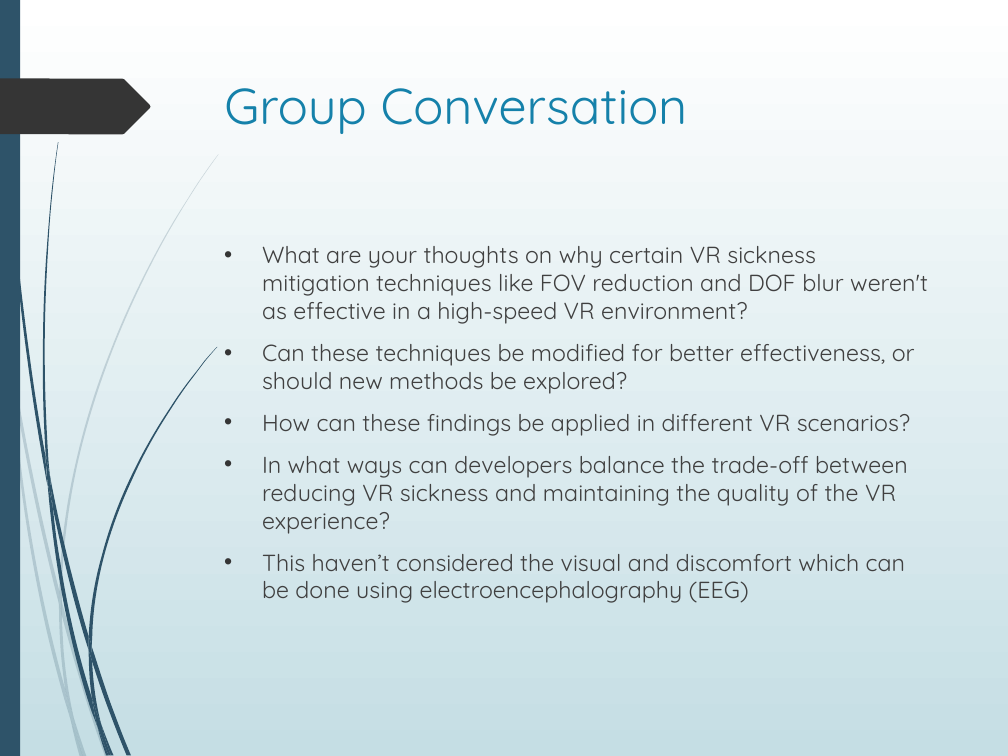
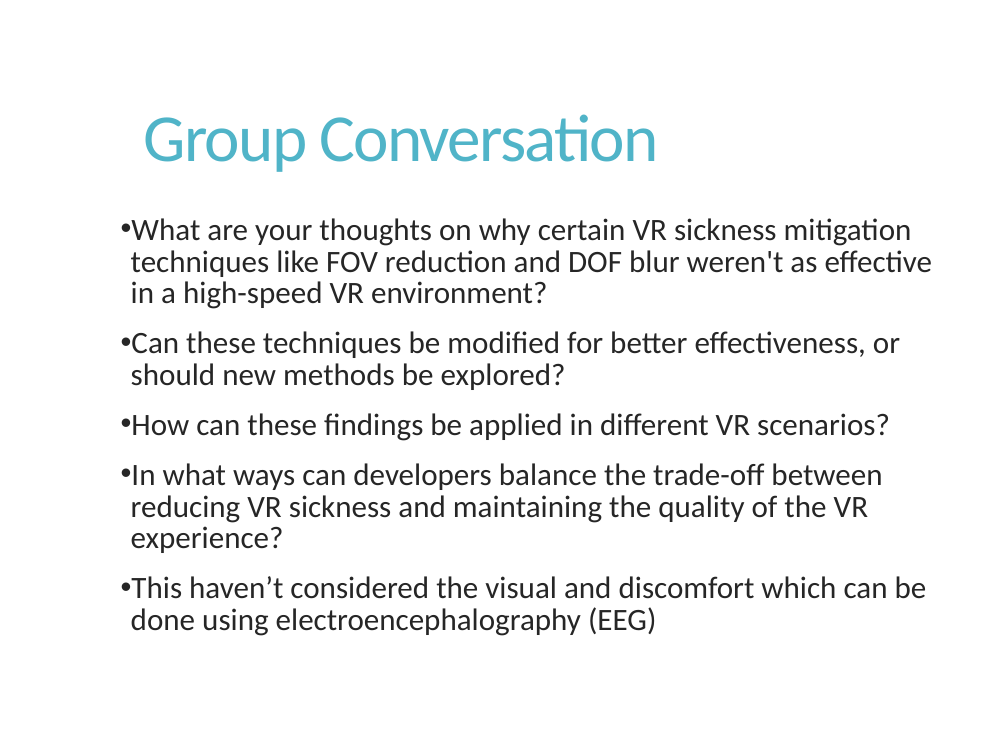
Before and after one commit to Akash3121/3D, a slide deck: slide 18 of Paper-Presentation/Akash - VR_Sickness_Mitigation_Methods_Presentation.pptx (slide 17 before the commit). Drawn at 1008x756 pixels with LibreOffice and Linux fonts; fonts in the diff are those of the drawing; background and template pictures are left out. Boxes give left, top, right and bottom in pixels: in the first picture for what was removed or moved away, otherwise in the second. Text is boxed around its words. In the diff, an @@ line names an element or a change of style, - is before the commit and + after.

```diff
--- a/Paper-Presentation/Akash - VR_Sickness_Mitigation_Methods_Presentation.pptx
+++ b/Paper-Presentation/Akash - VR_Sickness_Mitigation_Methods_Presentation.pptx
@@ background gradient #FFFFFF to #C5DEE5 to picture (left out) @@
@@ rectangle removed at (x1=0, y1=0, x2=20, y2=756) @@
@@ freeform shape removed at (x1=0, y1=79, x2=150, y2=135) @@
@@ title "Group Conversation" moved from (x1=224, y1=88, x2=688, y2=134) to (x1=143, y1=114, x2=658, y2=172) @@
@@ title "Group Conversation" at (x1=143, y1=114, x2=658, y2=172): size 36 to 48 pt, font Quicksand to Calibri, text colour #1581AA to #50B4C8, letter spacing 0 to -1.2 pt; line spacing 1 to 0.9; vertical alignment top to middle @@
@@ text "What are your thoughts on ..." moved from (x1=262, y1=246, x2=928, y2=603) to (x1=131, y1=218, x2=933, y2=636) @@
@@ text "What are your thoughts on ..." at (x1=131, y1=218, x2=933, y2=636): size 16.6 to 22.2 pt, font Quicksand to Calibri, text colour #404040 to #262626; indent changed; line spacing 1 to 0.85; more space between paragraphs @@
@@ group removed at (x1=0, y1=154, x2=219, y2=756): 10 freeform shapes @@
@@ group removed at (x1=2, y1=0, x2=218, y2=756): 12 freeform shapes @@
```
Also in this commit, not shown: 17 other slides changed, 1 slide added.
